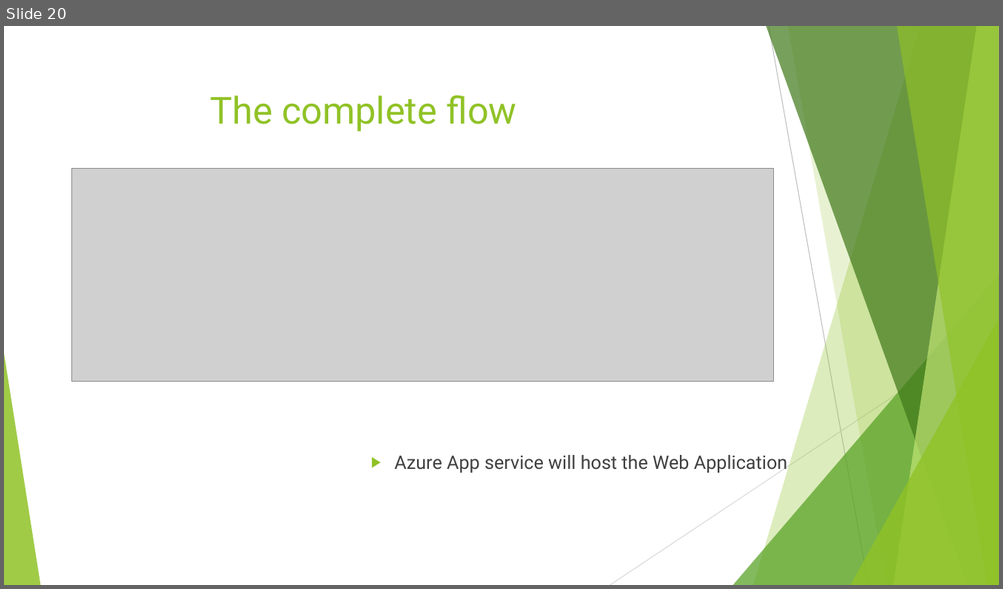
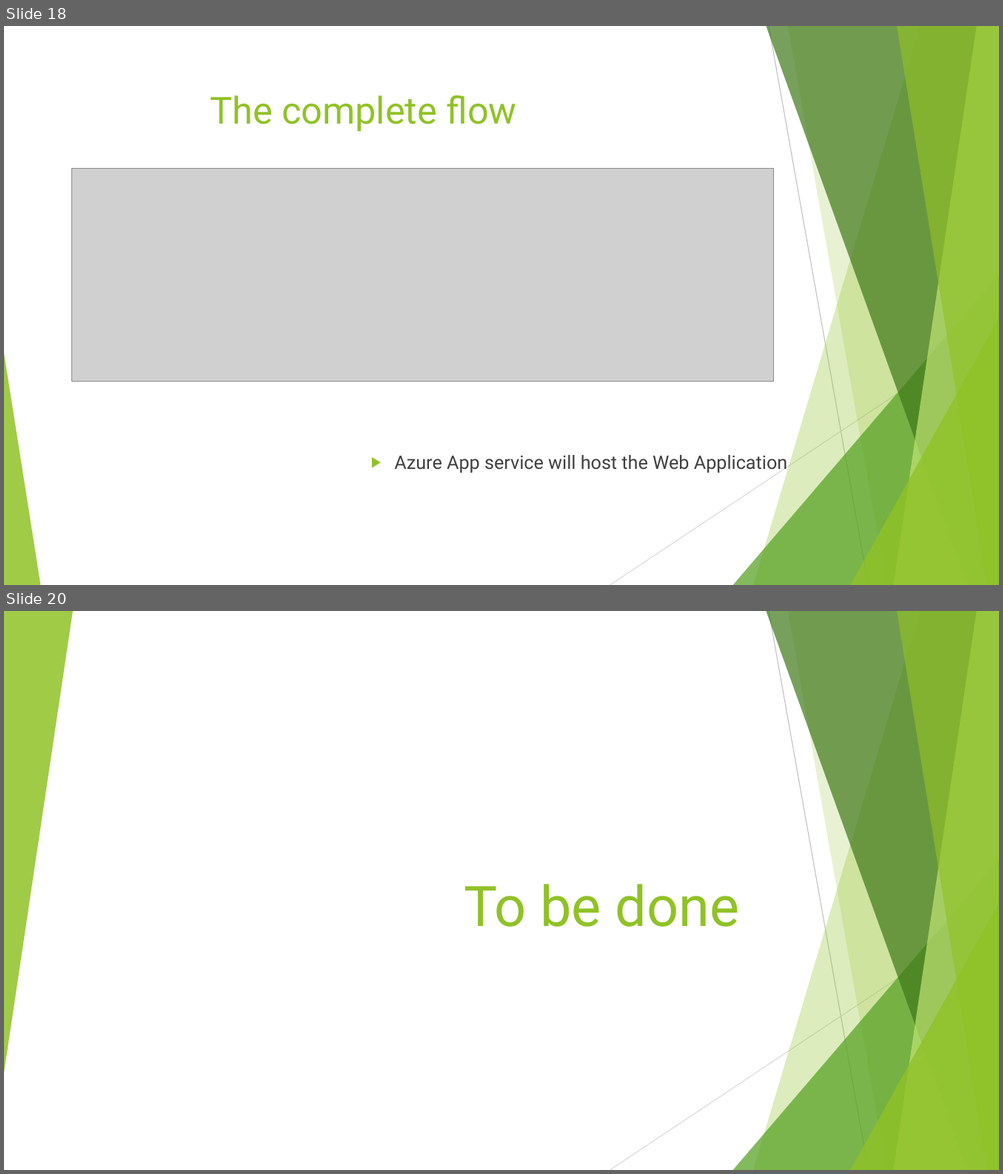
Before and after one commit to LuigiSigillo/NextRoom, a slide deck: Documents/Presentations/Second_presentation.pptx. Shown one above the other, each under a label of ours: slide 20 before the commit, slides 18 and 20 after it; the slides between them are not shown. The pictures are 1003x589 and 1003x1174 pixels, drawn with LibreOffice and Linux fonts; fonts in the diff are those of the drawing; grey boxes stand for pictures. Boxes give left, top, right and bottom in pixels: in the first picture for what was removed or moved away, otherwise in the second. Text is boxed around its words. In the diff, an @@ line names an element or a change of style, - is before the commit and + after.

```diff
--- a/Documents/Presentations/Second_presentation.pptx
+++ b/Documents/Presentations/Second_presentation.pptx
@@ slide 20 added at box(4, 611, 999, 1170), background #FFFFFF; not listed: 9 template elements that a slide beside it also shows @@
@@ triangle added at box(4, 611, 73, 1073), fill #90C226 at 85% opacity @@
@@ title added at box(464, 884, 739, 927), 54 pt, text #90C226 @@
+To be done
@@ what was slide 20 is now slide 18 @@
```
Also in this commit, not shown: 3 slides changed, 3 other slides added, 6 other files.
